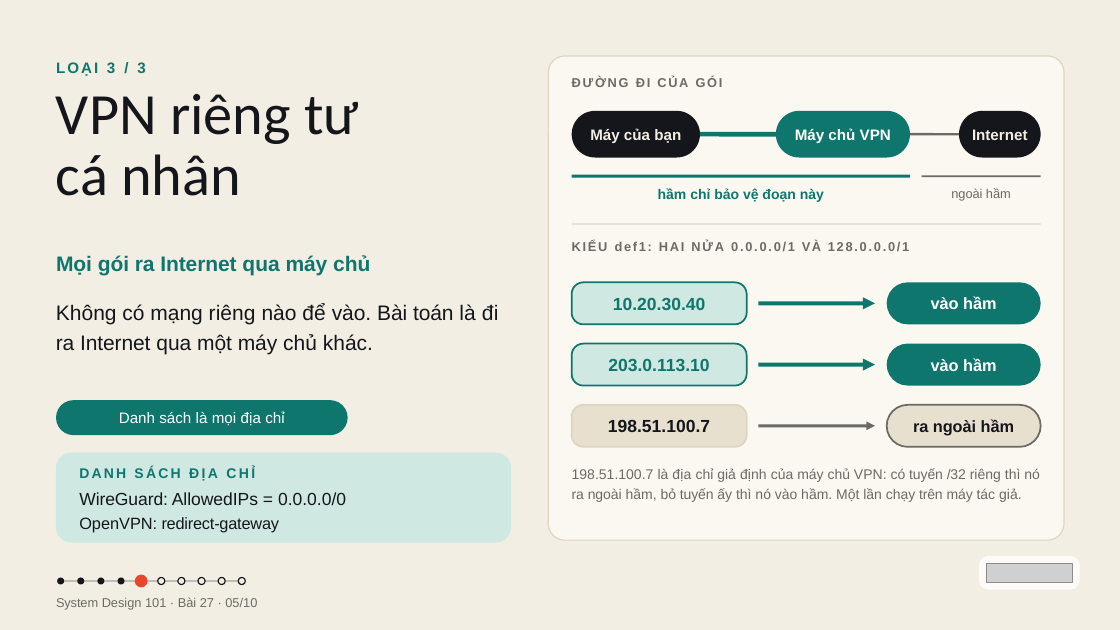
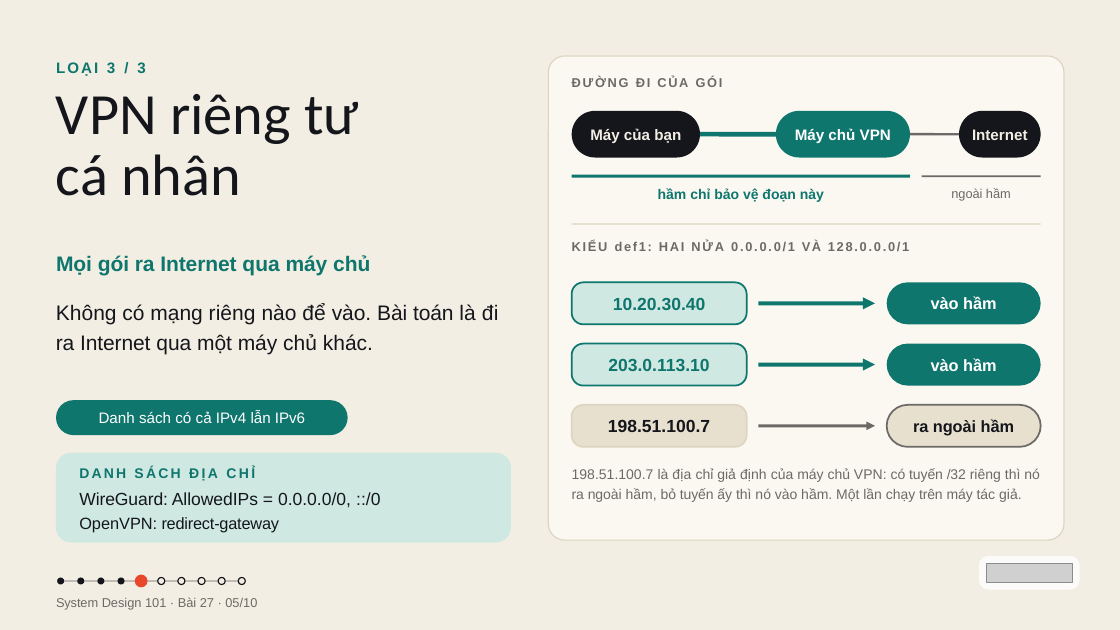
Before and after one commit to vohoailinh90/tool-marketing-studio, a slide deck: slide 5 of system-design-101/vi/lessons/sd-14-027/slides/sd-14-027.pptx. Drawn at 1120x630 pixels with LibreOffice and Linux fonts; fonts in the diff are those of the drawing; grey boxes stand for pictures. Boxes give left, top, right and bottom in pixels: in the first picture for what was removed or moved away, otherwise in the second. Text is boxed around its words. In the diff, an @@ line names an element or a change of style, - is before the commit and + after.

```diff
--- a/system-design-101/vi/lessons/sd-14-027/slides/sd-14-027.pptx
+++ b/system-design-101/vi/lessons/sd-14-027/slides/sd-14-027.pptx
@@ text at bbox=[99, 411, 305, 423]: text changed @@
-Danh sách là mọi địa chỉ
+Danh sách có cả IPv4 lẫn IPv6
@@ text at bbox=[79, 492, 380, 507]: text changed @@
-WireGuard: AllowedIPs = 0.0.0.0/0
+WireGuard: AllowedIPs = 0.0.0.0/0, ::/0
```
Also in this commit, not shown: 5 other slides changed.
